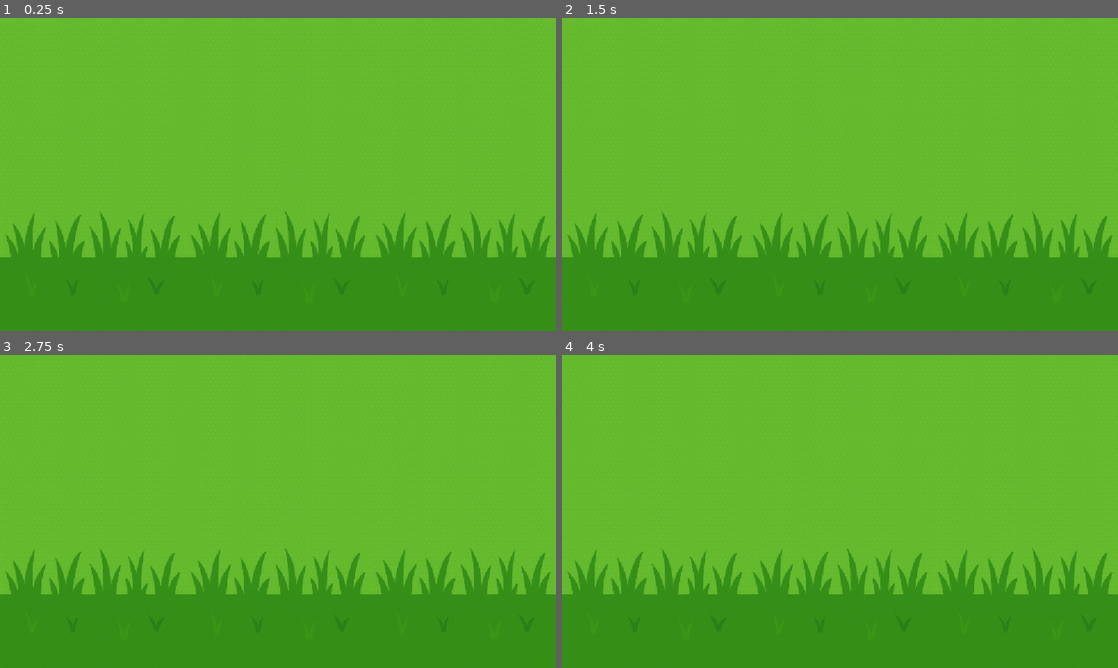
Above: before the commit, frames 1-4 (two rows, left to right).
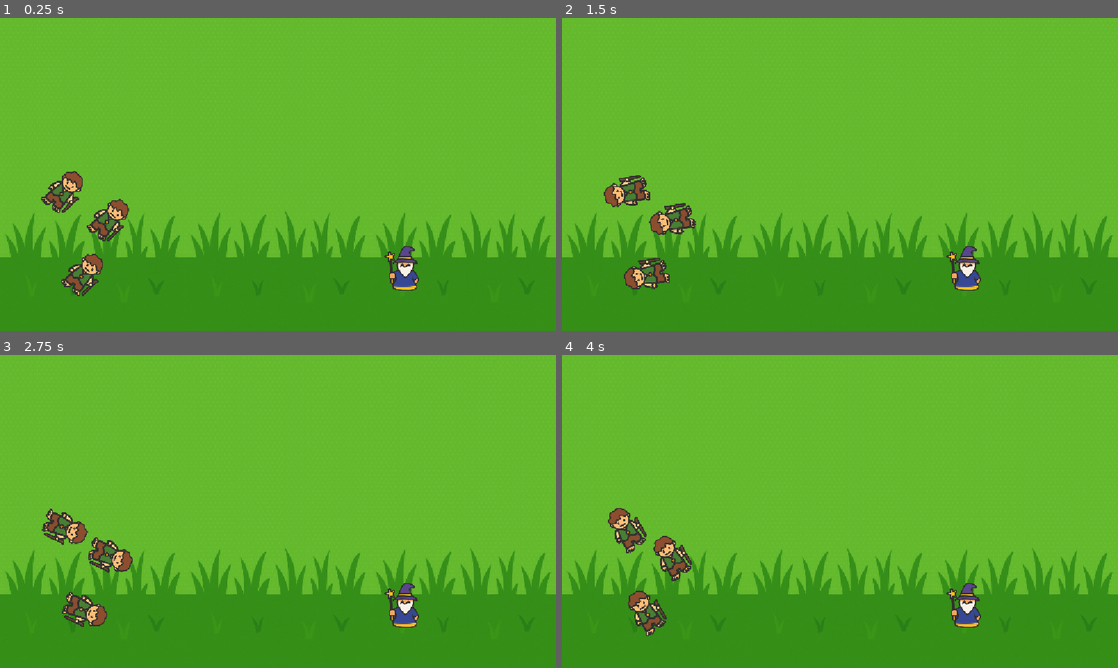
Above: after the commit, the same moments.

Repository: filipeAugusto99/FoudationsGodot
Game: Godot game, scene res://Scenes/World/World.tscn
The game is run twice, just before and just after one commit, with the same random seed, the same clock (stepped at 60 frames per second) and the same inputs.
Inputs:
- Up to frame 1 (0.25 s): no input
- Up to frame 2 (1.5 s): no input
- Up to frame 3 (2.75 s): no input
- Up to frame 4 (4 s): no input

The runs differ from the first frame. In frame 1, 2.3% of the frame differs, in the area x 7-76%, y 48-89%; in frame 2, 2.3%; in frame 3, 2.3%; in frame 4, 2.3%, in the area x 8-76%, y 48-90%.

Commit message:
Multiple Scenes

Diff:
--- /dev/null
+++ b/essencials/Scenes/Hobbit/Hobbit.gd
@@ -0,0 +1,5 @@
+extends Node2D
+
+
+func _process(delta: float) -> void:
+	rotate(3.0 * delta)
--- /dev/null
+++ b/essencials/Scenes/Hobbit/Hobbit.tscn
@@ -0,0 +1,11 @@
+[gd_scene format=3 uid="uid://cwk13cew88rlp"]
+
+[ext_resource type="Script" uid="uid://brf1haokwtj5x" path="res://Scenes/Hobbit/Hobbit.gd" id="1_dor42"]
+[ext_resource type="Texture2D" uid="uid://ctjvvwrdj5kpq" path="res://Assets/Hobbit.png" id="1_y5jml"]
+
+[node name="Hobbit" type="Node2D" unique_id=934708114]
+script = ExtResource("1_dor42")
+
+[node name="Sprite2D" type="Sprite2D" parent="." unique_id=199662139]
+scale = Vector2(0.5, 0.5)
+texture = ExtResource("1_y5jml")
--- /dev/null
+++ b/essencials/Scenes/Wizard/Wizard.tscn
@@ -0,0 +1,9 @@
+[gd_scene format=3 uid="uid://cwyxpovdry5c0"]
+
+[ext_resource type="Texture2D" uid="uid://dvpjjdklvpsvu" path="res://Assets/Wizard.png" id="1_ui2fd"]
+
+[node name="Wizard" type="Node2D" unique_id=2124784778]
+
+[node name="Sprite2D" type="Sprite2D" parent="." unique_id=63557375]
+scale = Vector2(0.5, 0.5)
+texture = ExtResource("1_ui2fd")
--- a/essencials/Scenes/World/World.tscn
+++ b/essencials/Scenes/World/World.tscn
@@ -1,9 +1,23 @@
 [gd_scene format=3 uid="uid://bpcy6263gkqji"]
 
 [ext_resource type="Texture2D" uid="uid://b5byrb05uqsos" path="res://Assets/Bg.png" id="1_0nbjp"]
+[ext_resource type="PackedScene" uid="uid://cwk13cew88rlp" path="res://Scenes/Hobbit/Hobbit.tscn" id="2_xf6vi"]
+[ext_resource type="PackedScene" uid="uid://cwyxpovdry5c0" path="res://Scenes/Wizard/Wizard.tscn" id="3_ouhkt"]
 
 [node name="World" type="Node" unique_id=240212316]
 
-[node name="Sprite2D" type="Sprite2D" parent="." unique_id=825102393]
+[node name="Bg" type="Sprite2D" parent="." unique_id=825102393]
 texture = ExtResource("1_0nbjp")
 centered = false
+
+[node name="Hobbit" parent="." unique_id=934708114 instance=ExtResource("2_xf6vi")]
+position = Vector2(175, 531)
+
+[node name="Hobbit2" parent="." unique_id=857826128 instance=ExtResource("2_xf6vi")]
+position = Vector2(134, 360)
+
+[node name="Hobbit3" parent="." unique_id=1478056374 instance=ExtResource("2_xf6vi")]
+position = Vector2(228, 418)
+
+[node name="Wizard" parent="." unique_id=2124784778 instance=ExtResource("3_ouhkt")]
+position = Vector2(832, 518)
Not shown, added: essencials/Scenes/Hobbit/Hobbit.gd.uid
